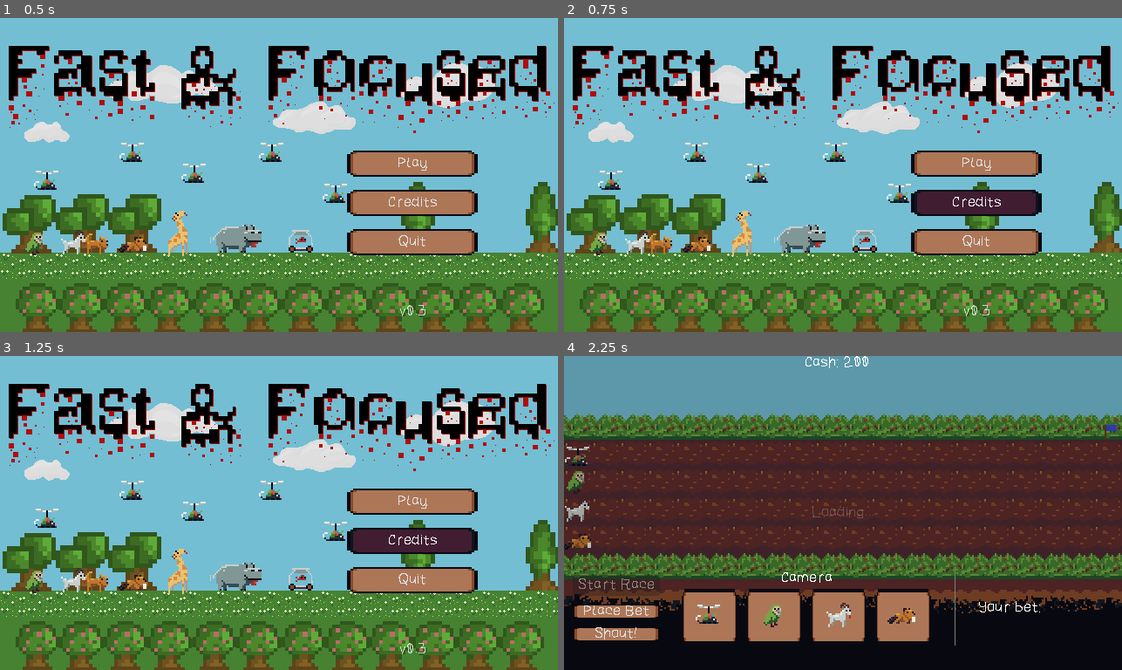
Above: before the commit, frames 1-4 (two rows, left to right).
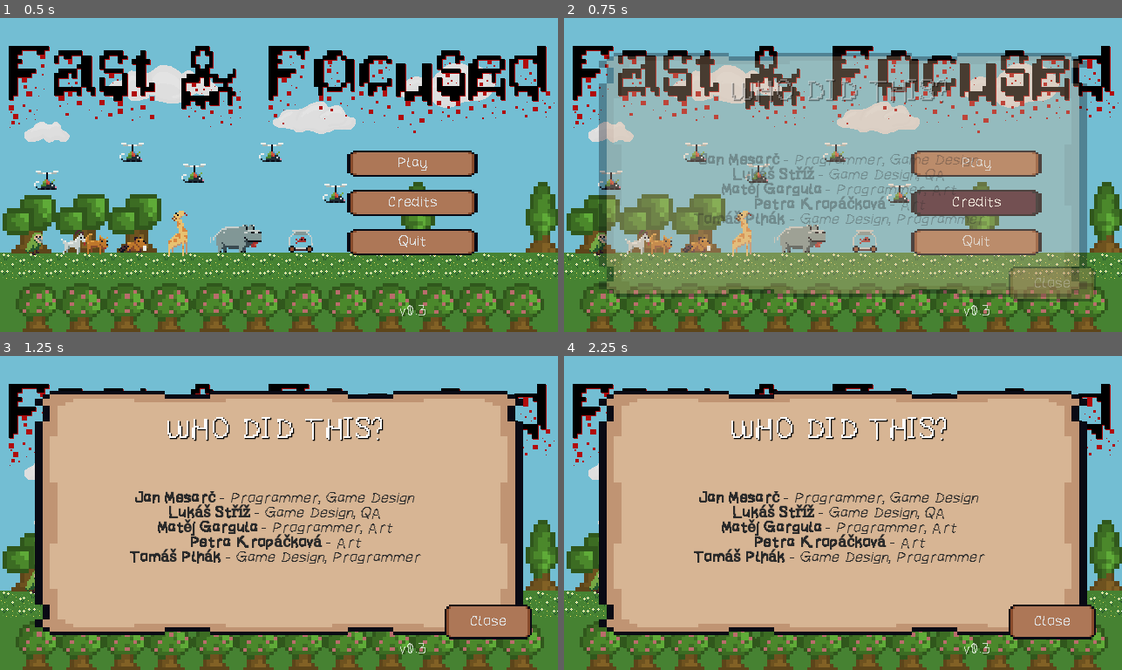
Above: after the commit, the same moments.

Repository: jame581/FastAndFocused
Game: Godot game, scene res://maps/main_menu.tscn
The game is run twice, just before and just after one commit, with the same random seed, the same clock (stepped at 60 frames per second) and the same inputs.
Inputs (mouse positions are in pixels of both pictures, inside the frame that each line leads up to):
- Up to frame 1 (0.5 s): no input
- Up to frame 2 (0.75 s): click "Credits" at 0.5 s
- Up to frame 3 (1.25 s): no input
- Up to frame 4 (2.25 s): click "Play" at 1.25 s; click (976, 500) at 2 s, where only the run after the commit has a clickable "Play"

Frame 1 is identical in both runs. In frame 2, 63% of the frame differs, in the area x 6-96%, y 11-91%; in frame 3, 67%; in frame 4, 98%, in the area x 0-100%, y 0-100%.

Commit message:
Add Credits UI and integrate with main menu

Diff:
--- a/source/maps/main_menu.tscn
+++ b/source/maps/main_menu.tscn
@@ -1,8 +1,9 @@
-[gd_scene load_steps=4 format=3 uid="uid://df73yks3fka5u"]
+[gd_scene load_steps=5 format=3 uid="uid://df73yks3fka5u"]
 
 [ext_resource type="Script" uid="uid://c5dip531ctb3k" path="res://scripts/ui/main_menu.gd" id="1_pibn7"]
 [ext_resource type="Texture2D" uid="uid://bjcdcjxn78kbx" path="res://assets/sprites/MainMenuBackground.png" id="2_km1yj"]
 [ext_resource type="Theme" uid="uid://dbivxp4ikj2iy" path="res://resources/main_menu_style.tres" id="2_krrnc"]
+[ext_resource type="PackedScene" uid="uid://bl2jcndwq33jr" path="res://scenes/ui/credits_ui.tscn" id="4_bneil"]
 
 [node name="MainMenu" type="Control"]
 layout_mode = 3
@@ -85,3 +86,7 @@
 text = "v0.0"
 horizontal_alignment = 1
 vertical_alignment = 2
+
+[node name="CreditsUI" parent="." instance=ExtResource("4_bneil")]
+layout_mode = 0
+anchors_preset = 0
--- /dev/null
+++ b/source/scenes/ui/credits_ui.tscn
@@ -0,0 +1,178 @@
+[gd_scene load_steps=10 format=3 uid="uid://bl2jcndwq33jr"]
+
+[ext_resource type="Script" uid="uid://xelmigo55q8" path="res://scripts/ui/credits_ui.gd" id="1_hmekp"]
+[ext_resource type="Texture2D" uid="uid://b2soeeuiywi1c" path="res://assets/sprites/UI/background_panel_1.png" id="2_slcek"]
+[ext_resource type="Theme" uid="uid://dbivxp4ikj2iy" path="res://resources/main_menu_style.tres" id="8_5v4n0"]
+
+[sub_resource type="StyleBoxTexture" id="StyleBoxTexture_xsydr"]
+texture = ExtResource("2_slcek")
+
+[sub_resource type="StyleBoxLine" id="StyleBoxLine_4dja5"]
+
+[sub_resource type="StyleBoxLine" id="StyleBoxLine_yt5if"]
+thickness = 0
+
+[sub_resource type="Animation" id="Animation_rw4rw"]
+length = 0.001
+tracks/0/type = "value"
+tracks/0/imported = false
+tracks/0/enabled = true
+tracks/0/path = NodePath(".:modulate")
+tracks/0/interp = 1
+tracks/0/loop_wrap = true
+tracks/0/keys = {
+"times": PackedFloat32Array(0),
+"transitions": PackedFloat32Array(1),
+"update": 0,
+"values": [Color(1, 1, 1, 1)]
+}
+
+[sub_resource type="Animation" id="Animation_t6wor"]
+resource_name = "fade_in"
+length = 0.5
+tracks/0/type = "value"
+tracks/0/imported = false
+tracks/0/enabled = true
+tracks/0/path = NodePath(".:modulate")
+tracks/0/interp = 1
+tracks/0/loop_wrap = true
+tracks/0/keys = {
+"times": PackedFloat32Array(0, 0.5),
+"transitions": PackedFloat32Array(1, 1),
+"update": 0,
+"values": [Color(1, 1, 1, 0), Color(1, 1, 1, 1)]
+}
+
+[sub_resource type="AnimationLibrary" id="AnimationLibrary_rw4rw"]
+_data = {
+&"RESET": SubResource("Animation_rw4rw"),
+&"fade_in": SubResource("Animation_t6wor")
+}
+
+[node name="CreditsUI" type="MarginContainer"]
+anchors_preset = 15
+anchor_right = 1.0
+anchor_bottom = 1.0
+grow_horizontal = 2
+grow_vertical = 2
+theme_override_constants/margin_left = 25
+theme_override_constants/margin_top = 25
+theme_override_constants/margin_right = 25
+theme_override_constants/margin_bottom = 25
+script = ExtResource("1_hmekp")
+
+[node name="BettingPanel" type="Panel" parent="."]
+layout_mode = 2
+
+[node name="MarginContainer" type="MarginContainer" parent="BettingPanel"]
+layout_mode = 2
+offset_right = 590.0
+offset_bottom = 310.0
+theme_override_constants/margin_left = 15
+theme_override_constants/margin_top = 15
+theme_override_constants/margin_right = 15
+theme_override_constants/margin_bottom = 15
+
+[node name="root" type="HBoxContainer" parent="BettingPanel/MarginContainer"]
+layout_mode = 2
+
+[node name="Panel" type="Panel" parent="BettingPanel/MarginContainer/root"]
+layout_mode = 2
+size_flags_horizontal = 3
+theme_override_styles/panel = SubResource("StyleBoxTexture_xsydr")
+
+[node name="MarginContainer" type="MarginContainer" parent="BettingPanel/MarginContainer/root/Panel"]
+layout_mode = 2
+offset_left = 275.0
+offset_top = 230.0
+offset_right = 275.0
+offset_bottom = 270.0
+size_flags_horizontal = 4
+size_flags_vertical = 8
+theme_override_constants/margin_bottom = 40
+
+[node name="Panel" type="Panel" parent="BettingPanel/MarginContainer/root/Panel/MarginContainer"]
+layout_mode = 2
+
+[node name="ResultLabel" type="RichTextLabel" parent="BettingPanel/MarginContainer/root/Panel/MarginContainer/Panel"]
+custom_minimum_size = Vector2(375, 100)
+layout_mode = 1
+anchors_preset = 7
+anchor_left = 0.5
+anchor_top = 1.0
+anchor_right = 0.5
+anchor_bottom = 1.0
+offset_left = -175.0
+offset_top = -115.0
+offset_right = 175.0
+grow_horizontal = 2
+grow_vertical = 0
+theme_override_colors/default_color = Color(0.165656, 0.165656, 0.165656, 1)
+bbcode_enabled = true
+text = "[b]Jan Mesarč[/b] - [i]Programmer, Game Design[/i]
+[b]Lukáš Stříž[/b] - [i]Game Design, QA[/i]
+[b]Matěj Gargula[/b] - [i]Programmer, Art[/i]
+[b]Petra Kropáčková[/b] - [i]Art[/i]
+[b]Tomáš Plhák[/b] - [i]Game Design, Programmer[/i]"
+fit_content = true
+horizontal_alignment = 1
+
+[node name="MarginContainer3" type="MarginContainer" parent="BettingPanel/MarginContainer/root/Panel"]
+layout_mode = 1
+anchors_preset = 15
+anchor_right = 1.0
+anchor_bottom = 1.0
+grow_horizontal = 2
+grow_vertical = 2
+theme_override_constants/margin_left = 0
+theme_override_constants/margin_top = 10
+theme_override_constants/margin_right = 10
+theme_override_constants/margin_bottom = 10
+
+[node name="MarginContainer3" type="MarginContainer" parent="BettingPanel/MarginContainer/root/Panel/MarginContainer3"]
+layout_mode = 2
+size_flags_horizontal = 8
+size_flags_vertical = 8
+theme_override_constants/margin_left = 0
+theme_override_constants/margin_right = 30
+theme_override_constants/margin_bottom = 5
+
+[node name="Panel" type="Panel" parent="BettingPanel/MarginContainer/root/Panel/MarginContainer3/MarginContainer3"]
+layout_mode = 2
+size_flags_horizontal = 0
+size_flags_vertical = 4
+theme_override_styles/panel = SubResource("StyleBoxLine_4dja5")
+
+[node name="CloseButton" type="Button" parent="BettingPanel/MarginContainer/root/Panel/MarginContainer3/MarginContainer3/Panel"]
+custom_minimum_size = Vector2(100, 40)
+layout_mode = 1
+anchors_preset = 13
+anchor_left = 0.5
+anchor_right = 0.5
+anchor_bottom = 1.0
+offset_left = -18.5
+offset_right = 18.5
+grow_horizontal = 2
+grow_vertical = 2
+theme = ExtResource("8_5v4n0")
+text = "Close"
+
+[node name="MarginContainer2" type="MarginContainer" parent="BettingPanel/MarginContainer/root/Panel/MarginContainer3"]
+layout_mode = 2
+size_flags_horizontal = 4
+size_flags_vertical = 0
+theme_override_constants/margin_top = 20
+
+[node name="Label" type="Label" parent="BettingPanel/MarginContainer/root/Panel/MarginContainer3/MarginContainer2"]
+layout_mode = 2
+theme_override_colors/font_shadow_color = Color(0, 0, 0, 1)
+theme_override_font_sizes/font_size = 32
+theme_override_styles/normal = SubResource("StyleBoxLine_yt5if")
+text = "WHO DID THIS?"
+
+[node name="AnimationPlayer" type="AnimationPlayer" parent="."]
+libraries = {
+&"": SubResource("AnimationLibrary_rw4rw")
+}
+
+[connection signal="pressed" from="BettingPanel/MarginContainer/root/Panel/MarginContainer3/MarginContainer3/Panel/CloseButton" to="." method="_on_close_button_pressed"]
--- /dev/null
+++ b/source/scripts/ui/credits_ui.gd
@@ -0,0 +1,29 @@
+extends MarginContainer
+
+@onready var animation_player: AnimationPlayer = $AnimationPlayer
+
+var closing_ui: bool = false
+
+
+func _ready() -> void:
+	visible = false
+	animation_player.animation_finished.connect(_on_animation_finished)
+
+
+func show_panel() -> void:
+	visible = true
+	animation_player.play("fade_in")
+	closing_ui = false
+
+
+func hide_panel() -> void:
+	closing_ui = true
+	animation_player.play_backwards("fade_in")
+
+
+func _on_animation_finished(_anim_name: String) -> void:
+	if closing_ui:
+		visible = false
+
+func _on_close_button_pressed() -> void:
+	hide_panel()
--- a/source/scripts/ui/main_menu.gd
+++ b/source/scripts/ui/main_menu.gd
@@ -4,13 +4,15 @@
 @onready var start_button: Button = $MarginContainer/VBoxContainer/HBoxContainer/RightVBoxContainer/MainMenuButtons/StartButton
 @onready var credit_button: Button = $MarginContainer/VBoxContainer/HBoxContainer/RightVBoxContainer/MainMenuButtons/CreditsButton
 @onready var exit_button: Button = $MarginContainer/VBoxContainer/HBoxContainer/RightVBoxContainer/MainMenuButtons/ExitButton
-
+@onready var credits_ui: MarginContainer = $CreditsUI
 
 func _ready() -> void:
 	# Connect button signals
 	start_button.pressed.connect(_on_start_button_pressed)
 	credit_button.pressed.connect(_on_credit_button_pressed)
 	exit_button.pressed.connect(_on_exit_button_pressed)
+
+	credits_ui.visible = false
 
 	# Set the version text
 	var version_label: Label = $MarginContainer/VBoxContainer/HBoxContainer/RightVBoxContainer/VersionLabel
@@ -24,6 +26,7 @@
 
 func _on_credit_button_pressed() -> void:
 	print("Credits button pressed!")
+	credits_ui.show_panel()
 
 
 func _on_exit_button_pressed() -> void:
Not shown, added: source/scripts/ui/credits_ui.gd.uid
